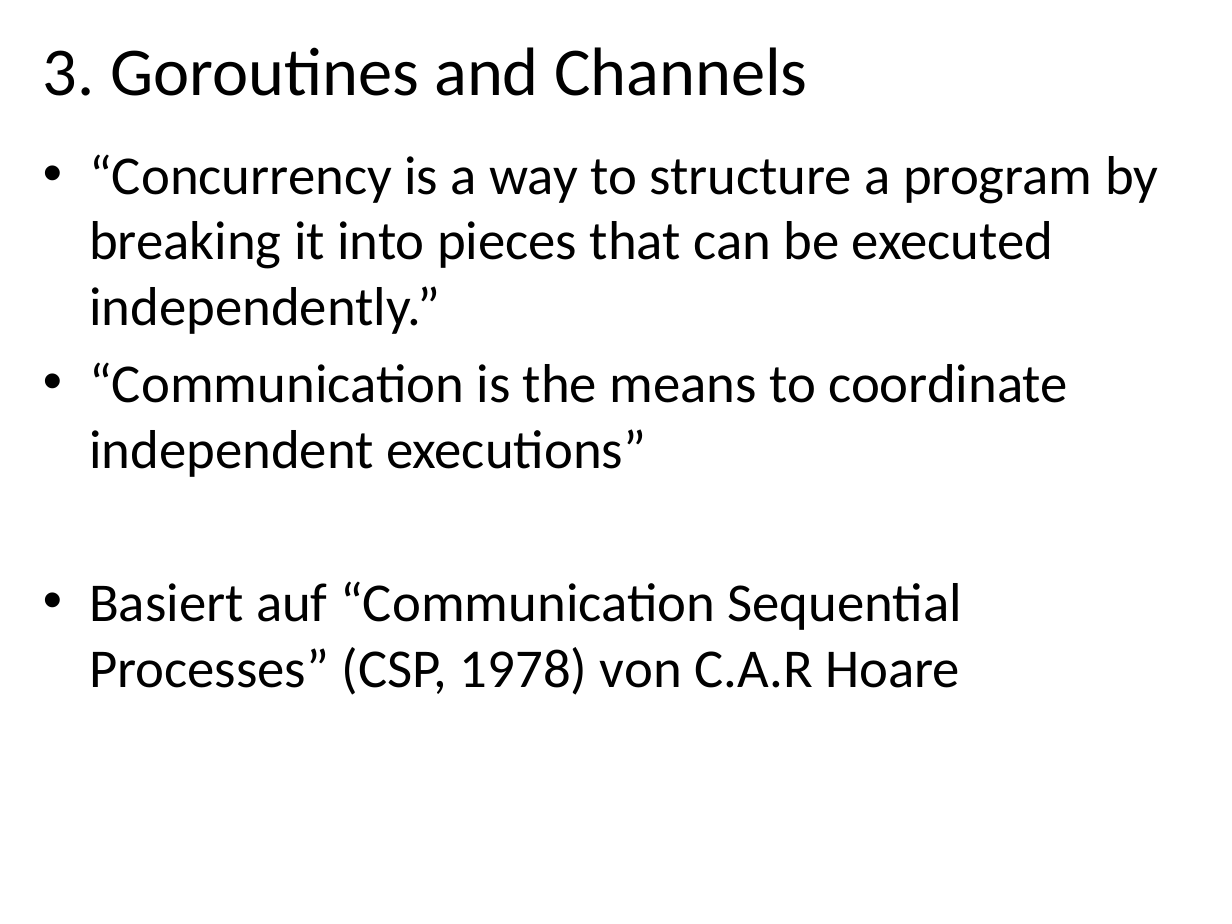
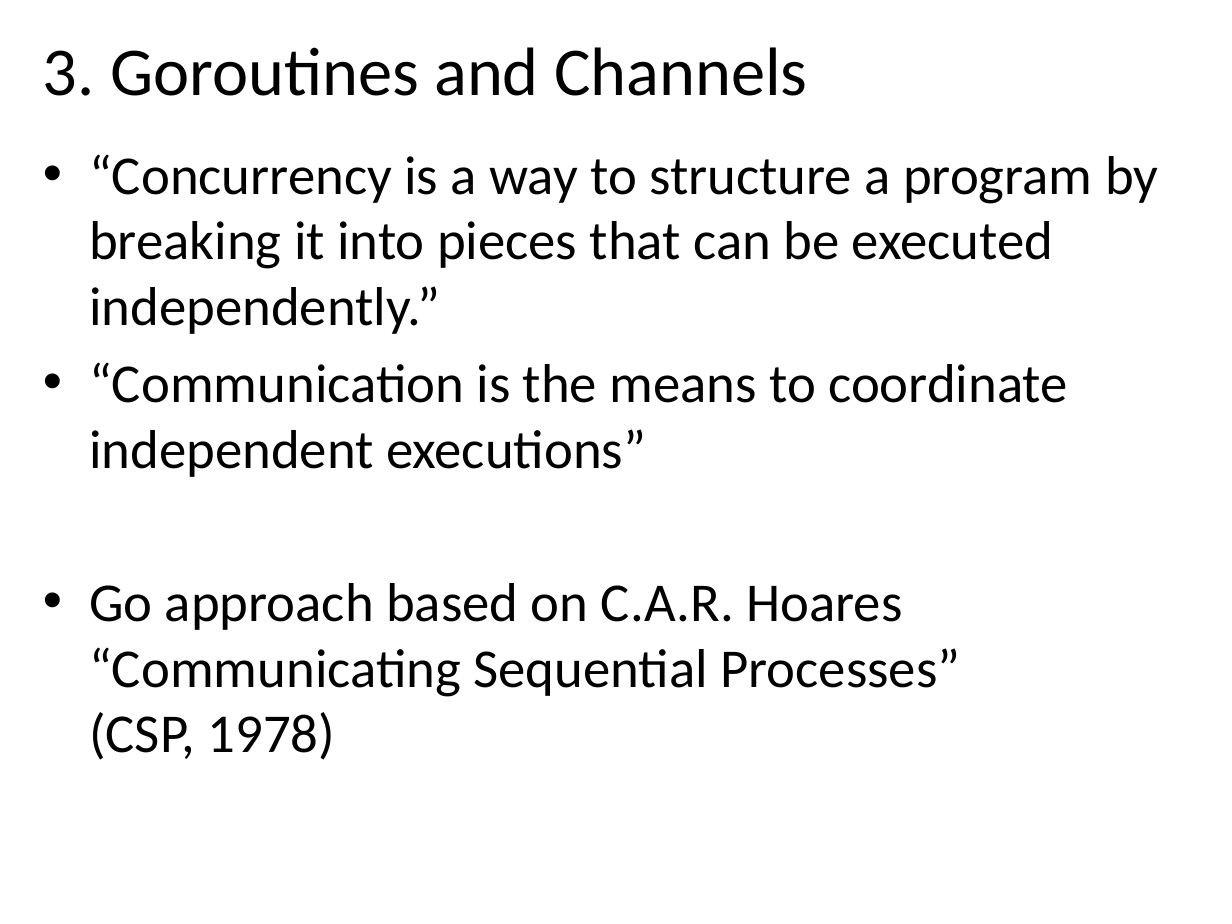
Before and after one commit to danbim/go-talk, a slide deck: slide 18 of intro-to-go.pptx. Drawn at 1232x924 pixels with LibreOffice and Linux fonts; fonts in the diff are those of the drawing; background and template pictures are left out. Boxes give left, top, right and bottom in pixels: in the first picture for what was removed or moved away, otherwise in the second. Text is boxed around its words. In the diff, an @@ line names an element or a change of style, - is before the commit and + after.

```diff
--- a/intro-to-go.pptx
+++ b/intro-to-go.pptx
@@ text at (89, 583, 960, 760): text changed @@
-• Basiert auf “Communication Sequential Processes” (CSP, 1978) von C.A.R Hoare
+• Go approach based on C.A.R. Hoares “Communicating Sequential Processes”
+  (CSP, 1978)
```
Also in this commit, not shown: 20 other slides changed, 6 slides added, 4 other files.
